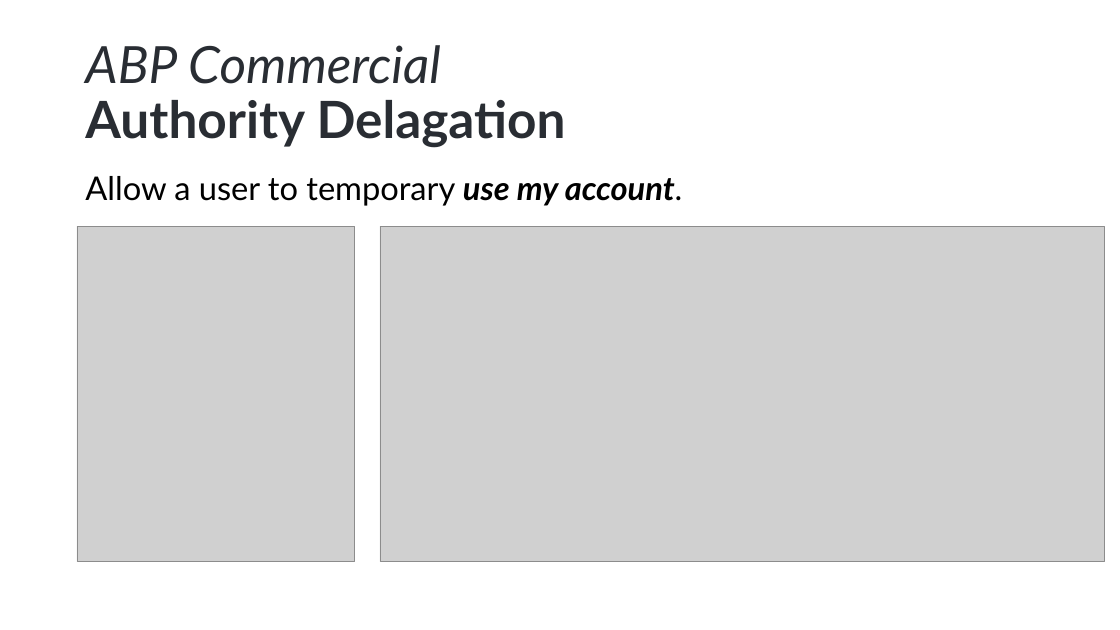
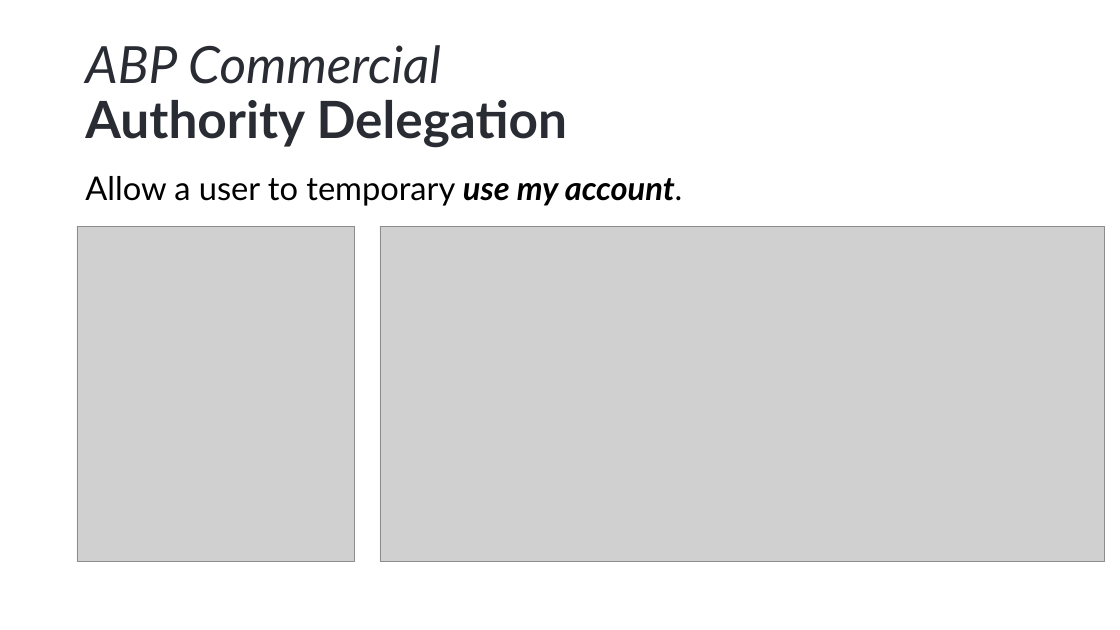
Before and after one commit to hikalkan/presentations, a slide deck: slide 6 of 2023-04-16 ABP Community Talks 2023.3/What is new with ABP 7.2 RC.1.pptx. Drawn at 1120x630 pixels with LibreOffice and Linux fonts; fonts in the diff are those of the drawing; grey boxes stand for pictures; background and template pictures are left out. Boxes give left, top, right and bottom in pixels: in the first picture for what was removed or moved away, otherwise in the second. Text is boxed around its words. In the diff, an @@ line names an element or a change of style, - is before the commit and + after.

```diff
--- a/2023-04-16 ABP Community Talks 2023.3/What is new with ABP 7.2 RC.1.pptx
+++ b/2023-04-16 ABP Community Talks 2023.3/What is new with ABP 7.2 RC.1.pptx
@@ title at (85,45,567,148): text changed @@
-ABP Commercial
-Authority Delagation
+ABP Commercial
+Authority Delegation
```
Also in this commit, not shown: 1 other slide changed.
